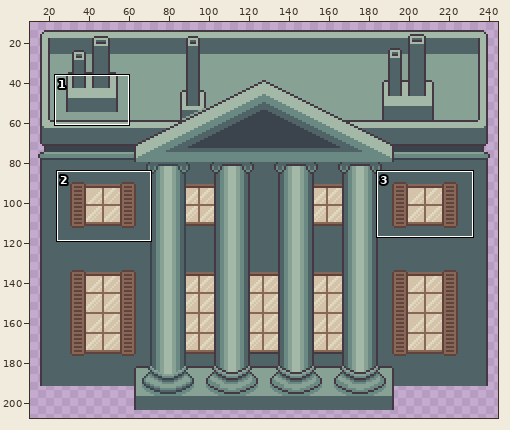
File history of a pixel-art file, assets/02_architecture/04_casino/casino.aseprite. The picture above shows the old version from afar; the outline marks the close-up.
Close-up. As it was:
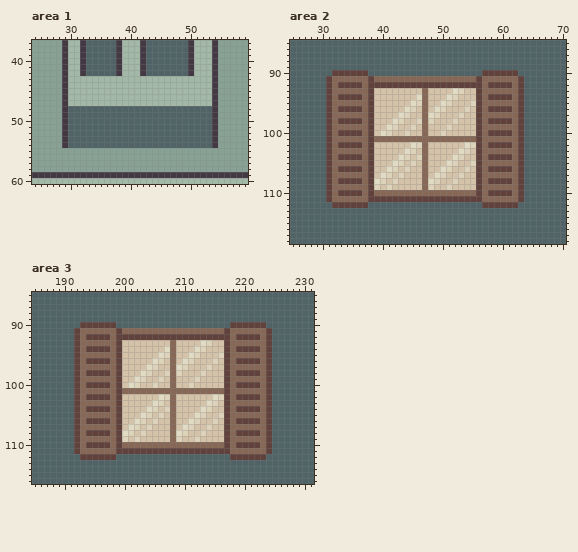
250x208 pixels, 1 frame. Colours within 5 levels of each other are drawn and written as one. Shown: area 1: x 24..59, y 37..60; area 2: x 25..70, y 85..118; area 3: x 185..231, y 85..116. The wide view leaves out empty margins. The commit also changed other parts of the picture, which this record leaves out.
The same view after the edit:
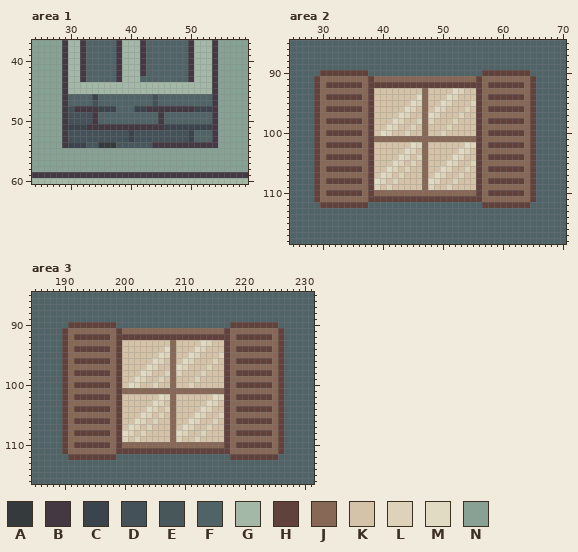
Palette (. is transparent): A #353a3d  B #443843  C #3b444c  D #445158  E #48575c  F #506366  G #a4b8a8  H #60413b  J #876856  K #d4c3a9  L #ddd2ba  M #e2dbc4  N #87a295
The edit:
Changed rows in their new state; - is an unchanged pixel.
Area 1, layer "antennes":
first column x 30:
43 --BFFFFFB---FFFFFFFFB---
46 FFFFCFFFFFFFFFDFFFFFFFFF
47 FFFFDFFFFFFFFFDFFFFFFFFF
48 DBBBBCCC---CCBBBBBBBBCCC
49 DDDDB----------B--------
50 DDDDB----------B--------
51 CCCBBBBBBBBBBBBBCCCCCCCC
52 DDDDDDDDDDCDDDDDDDDDC---
53 DDDDDDDDDDCDDDDDDDDDC---
54 CCCEEAAAEEEEEEBBBBBBBBBB
Area 2, layer "fenetres":
first column x 29:
 90 -HH-------------------------------HH-
 91 HJJ-------------------------------JJH
 92 HJ-H-----------------------------H-JH
 93 HJJ-------------------------------JJH
 94 HJ-H-----------------------------H-JH
 95 HJJ-------------------------------JJH
 96 HJ-H-----------------------------H-JH
 97 HJJ-------------------------------JJH
 98 HJ-H-----------------------------H-JH
 99 HJJ-------------------------------JJH
100 HJ-H-----------------------------H-JH
101 HJJ-------------------------------JJH
102 HJ-H-----------------------------H-JH
103 HJJ-------------------------------JJH
104 HJ-H-----------------------------H-JH
105 HJJ-------------------------------JJH
106 HJ-H-----------------------------H-JH
107 HJJ-------------------------------JJH
108 HJ-H-----------------------------H-JH
109 HJJ-------------------------------JJH
110 HJ-H-----------------------------H-JH
111 HJJ-------------------------------JJH
112 -HH-------------------------------HH-
Area 3, layer "fenetres":
first column x 190:
 90 -HH-------------------------------HH-
 91 HJJ-------------------------------JJH
 92 HJ-H-----------------------------H-JH
 93 HJJ-------------------------------JJH
 94 HJ-H-----------------------------H-JH
 95 HJJ-------------------------------JJH
 96 HJ-H-----------------------------H-JH
 97 HJJ-------------------------------JJH
 98 HJ-H-----------------------------H-JH
 99 HJJ-------------------------------JJH
100 HJ-H-----------------------------H-JH
101 HJJ-------------------------------JJH
102 HJ-H-----------------------------H-JH
103 HJJ-------------------------------JJH
104 HJ-H-----------------------------H-JH
105 HJJ-------------------------------JJH
106 HJ-H-----------------------------H-JH
107 HJJ-------------------------------JJH
108 HJ-H-----------------------------H-JH
109 HJJ-------------------------------JJH
110 HJ-H-----------------------------H-JH
111 HJJ-------------------------------JJH
112 -HH-------------------------------HH-
Boxes around the changes in both close-ups, in picture pixels (x1, y1, x2, y2):
changed: (68, 76, 212, 148)
changed: (314, 70, 338, 208)
changed: (512, 70, 536, 208)
changed: (62, 322, 86, 460)
changed: (260, 322, 284, 460)
